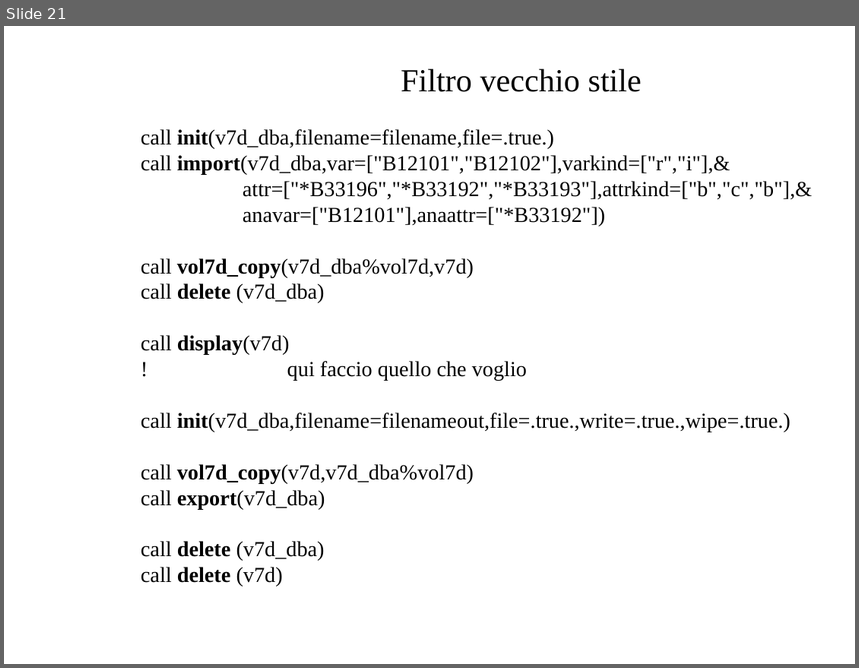
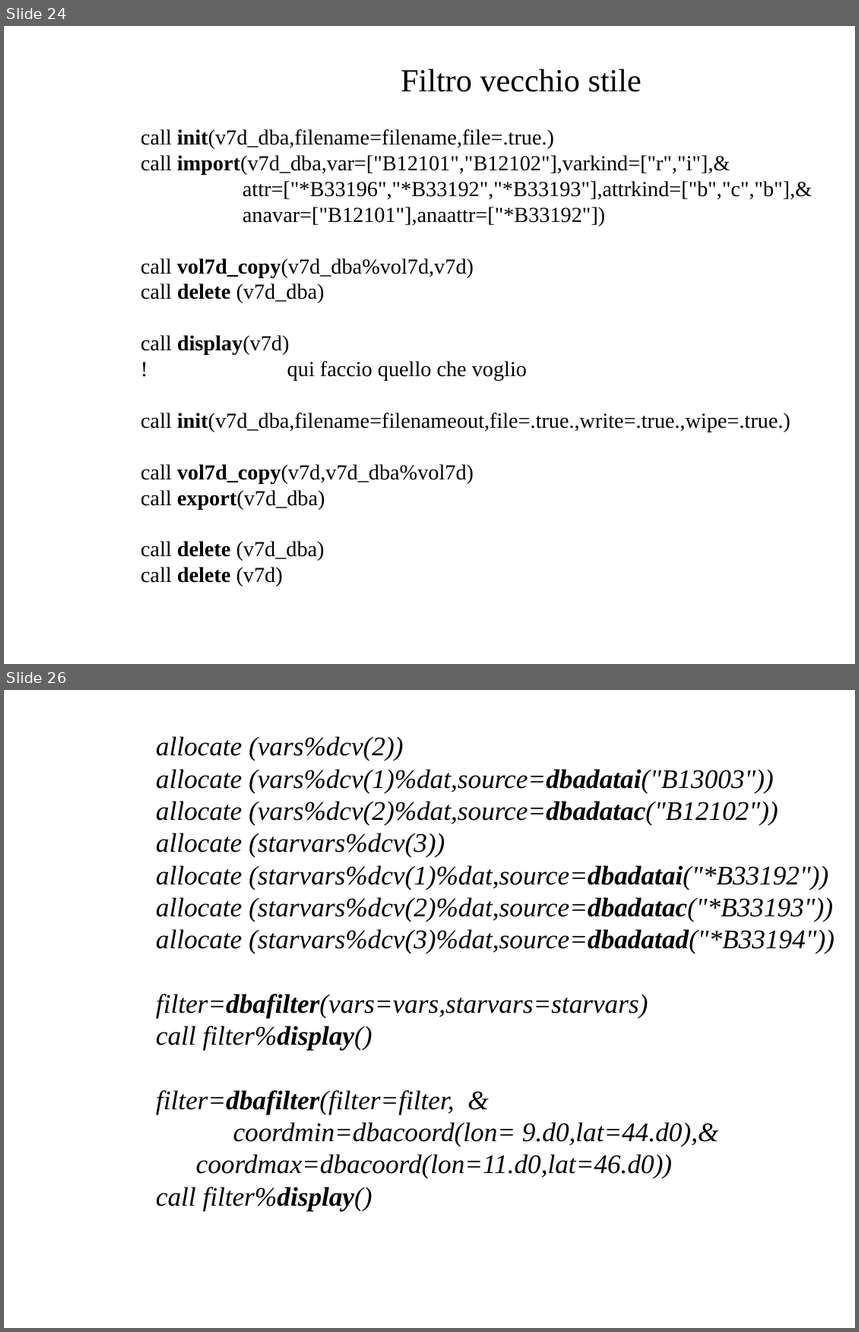
Before and after one commit to ARPA-SIMC/libsim, a slide deck: doc/API_DB-All.e_Fortran2003.odp. Shown one above the other, each under a label of ours: slide 21 before the commit, slides 24 and 26 after it; the slides between them are not shown. The pictures are 859x668 and 859x1332 pixels, drawn with LibreOffice and Linux fonts; fonts in the diff are those of the drawing; background and template pictures are left out. Boxes give left, top, right and bottom in pixels: in the first picture for what was removed or moved away, otherwise in the second. Text is boxed around its words. In the diff, an @@ line names an element or a change of style, - is before the commit and + after.

```diff
--- a/doc/API_DB-All.e_Fortran2003.odp
+++ b/doc/API_DB-All.e_Fortran2003.odp
@@ slide 26 added at (4,690,855,1328), background picture (left out) @@
@@ subtitle added at (156,736,835,1211), 25 pt, text #000000, italic @@
+allocate (vars%dcv(2))
+allocate (vars%dcv(1)%dat,source=dbadatai("B13003"))
+allocate (vars%dcv(2)%dat,source=dbadatac("B12102"))
+allocate (starvars%dcv(3))
+allocate (starvars%dcv(1)%dat,source=dbadatai("*B33192"))
+allocate (starvars%dcv(2)%dat,source=dbadatac("*B33193"))
+allocate (starvars%dcv(3)%dat,source=dbadatad("*B33194"))
+filter=dbafilter(vars=vars,starvars=starvars)
+call filter%display()
+filter=dbafilter(filter=filter, &
+coordmin=dbacoord(lon= 9.d0,lat=44.d0),&
+coordmax=dbacoord(lon=11.d0,lat=46.d0))
+call filter%display()
@@ what was slide 21 is now slide 24 @@
```
Also in this commit, not shown: 4 slides changed, 4 other slides added.
